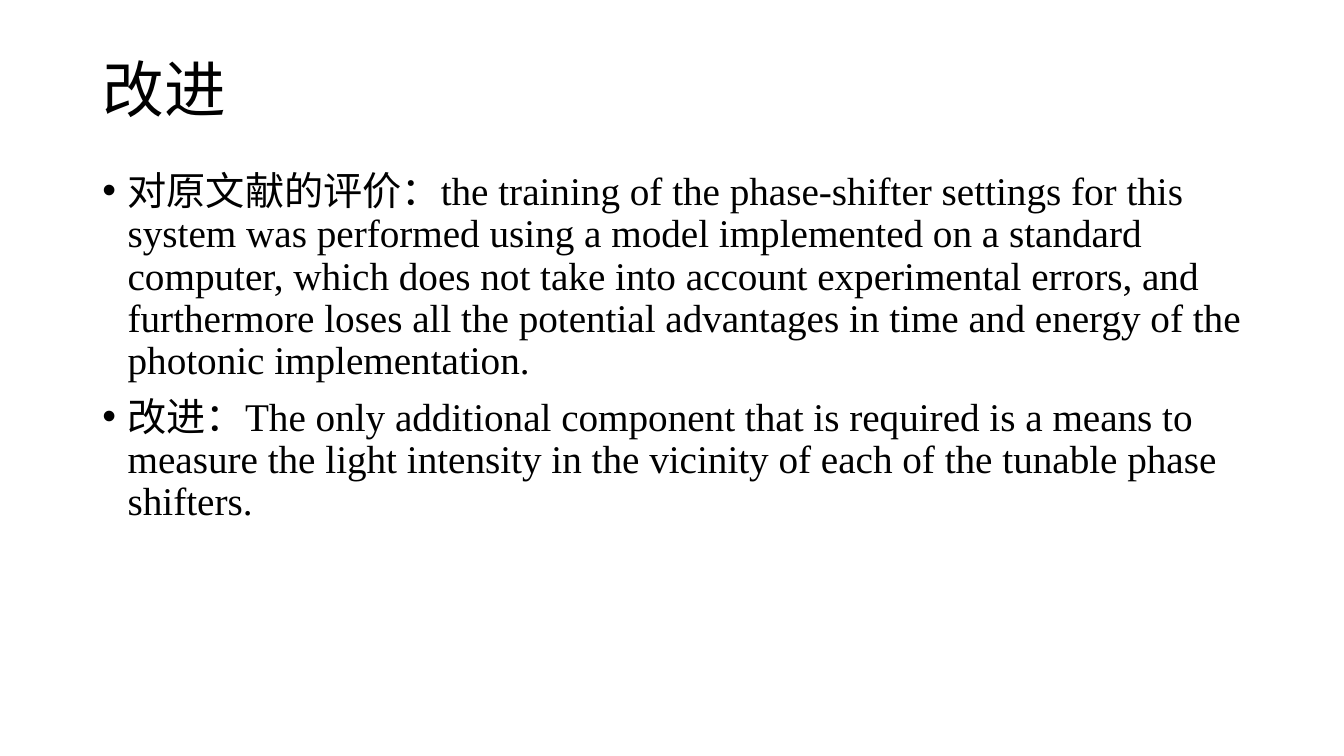
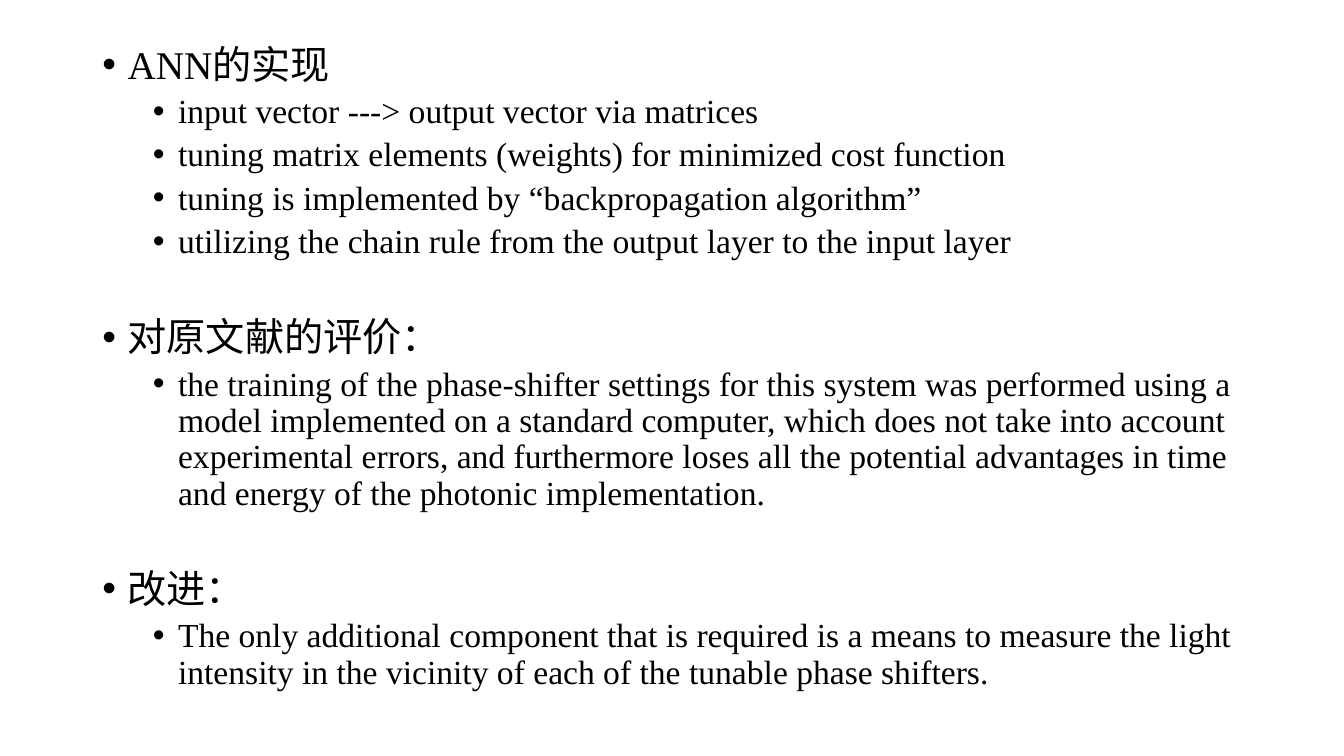
Before and after one commit to lucaschang95/DiscussionWithLin, a slide deck: slide 5 of 20190907 - Deep Learning 调研.pptx (slide 4 before the commit). Drawn at 1344x756 pixels with LibreOffice and Linux fonts; fonts in the diff are those of the drawing. Boxes give left, top, right and bottom in pixels: in the first picture for what was removed or moved away, otherwise in the second. Text is boxed around its words. In the diff, an @@ line names an element or a change of style, - is before the commit and + after.

```diff
--- a/20190907 - Deep Learning 调研.pptx
+++ b/20190907 - Deep Learning 调研.pptx
@@ text at [128,48,1231,690]: text changed; size 28 to 24 pt @@
-• 对原文献的评价：the training of the phase-shifter settings for this system was performed using a model implemented on a standard computer, which does not take into account experimental errors, and furthermore loses all the potential advantages in time and energy of the photonic implementation.
-• 改进：The only additional component that is required is a means to measure the light intensity in the vicinity of each of the tunable phase shifters.
+• ANN的实现
+  • input vector ---> output vector via matrices
+  • tuning matrix elements (weights) for minimized cost function
+  • tuning is implemented by “backpropagation algorithm”
+  • utilizing the chain rule from the output layer to the input layer
+• 对原文献的评价：
+  • the training of the phase-shifter settings for this system was performed using a model implemented on a standard computer, which does not take into account experimental errors, and furthermore loses all the potential advantages in time and energy of the photonic implementation.
+• 改进：
+  • The only additional component that is required is a means to measure the light intensity in the vicinity of each of the tunable phase shifters.
@@ title removed at [102,60,225,117] @@
-改进
```
Also in this commit, not shown: 3 other slides changed, 4 slides added, 1 slide removed, 1 other file.
